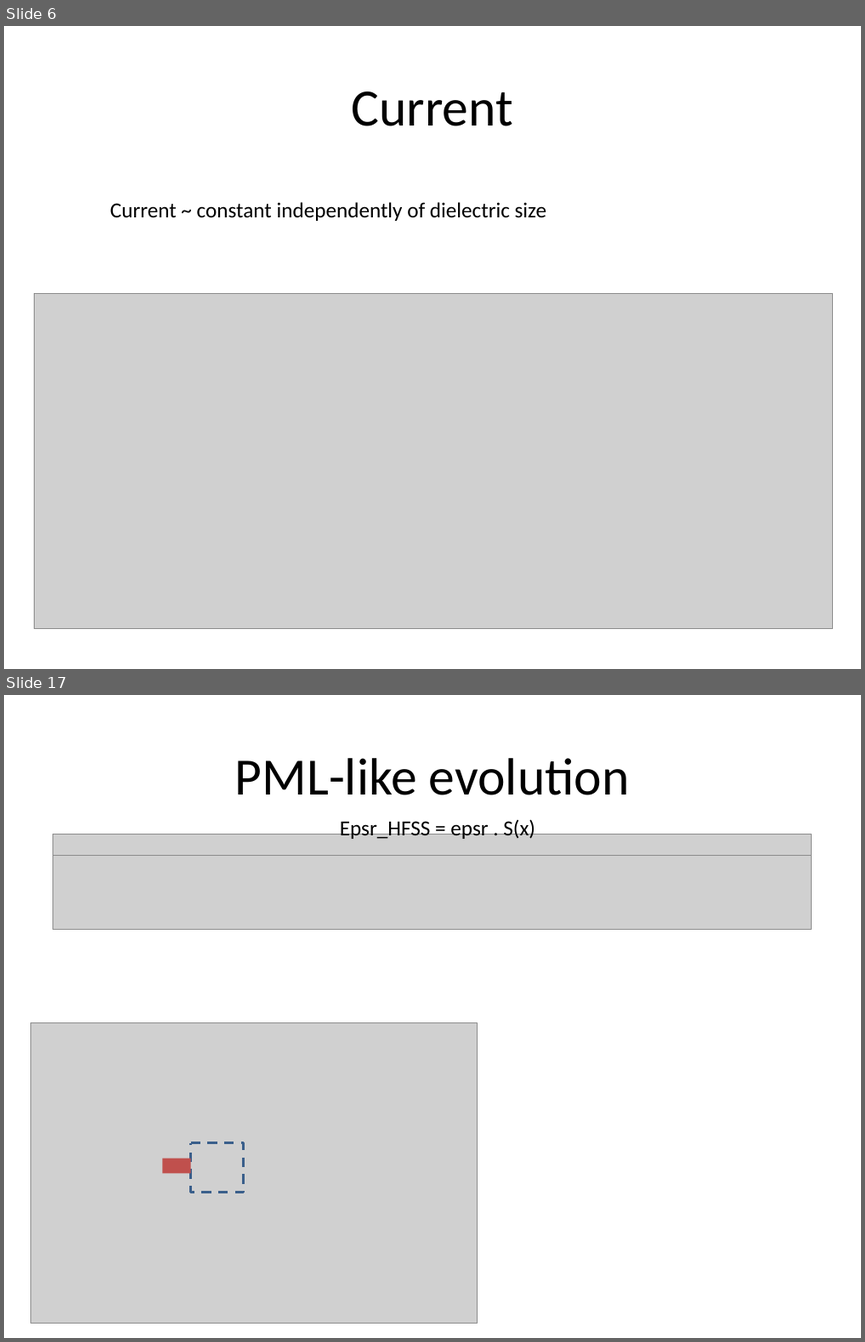
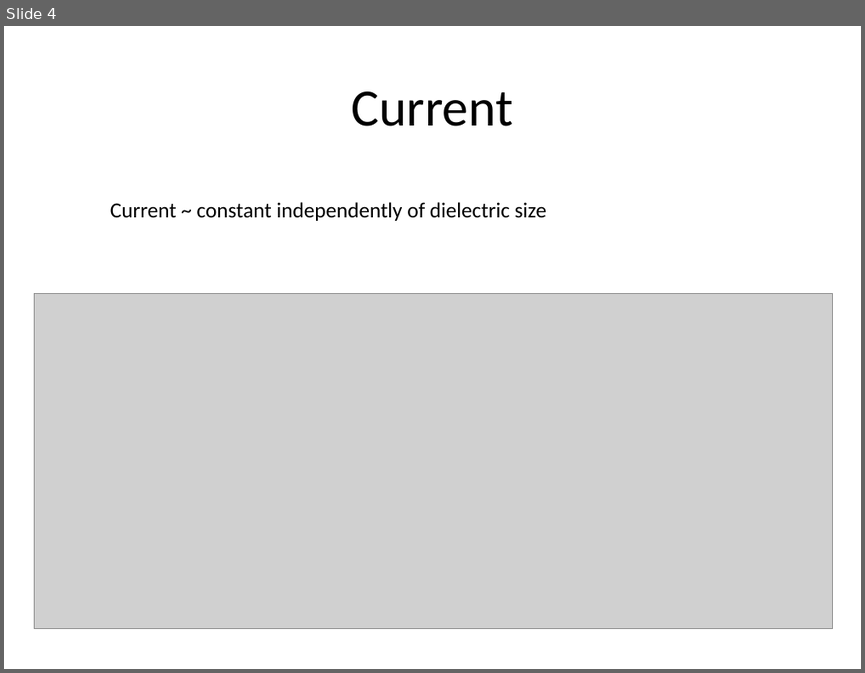
Before and after one commit to jhillairet/SOFT2018_Cold_Plasma_Modeling, a slide deck: Test Configurations/Results.pptx. Shown one above the other, each under a label of ours: slides 6 and 17 before the commit, slide 4 after it; the slides between them are not shown. The pictures are 865x1342 and 865x673 pixels, drawn with LibreOffice and Linux fonts; fonts in the diff are those of the drawing; grey boxes stand for pictures. Boxes give left, top, right and bottom in pixels: in the first picture for what was removed or moved away, otherwise in the second. Text is boxed around its words. In the diff, an @@ line names an element or a change of style, - is before the commit and + after.

```diff
--- a/Test Configurations/Results.pptx
+++ b/Test Configurations/Results.pptx
@@ slide 17 removed at [4,695,861,1338], background #FFFFFF @@
@@ title removed at [235,758,630,795] @@
-PML-like evolution
@@ text removed at [340,820,535,839] @@
-Epsr_HFSS = epsr . S(x)
@@ picture removed at [52,834,812,854] @@
@@ picture removed at [52,855,812,929] @@
@@ picture removed at [31,1023,477,1323] @@
@@ rounded rectangle removed at [191,1142,243,1191] @@
@@ rectangle removed at [162,1157,191,1173] @@
@@ what was slide 6 is now slide 4 @@
```
Also in this commit, not shown: 12 slides added, 13 other slides removed.
